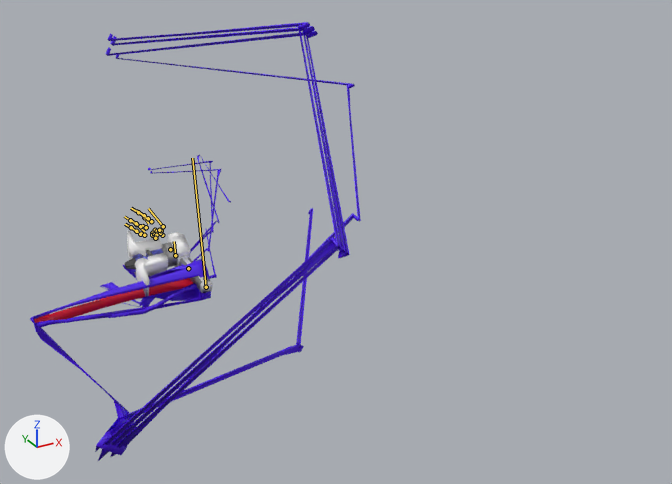
One commit to the FBX model Badass_Upgrade/UNITY/Assets/Models/GrupoA/Player/weapon1.fbx: the scene before it, then after it.
Rendered twice from a 50 mm lens placed at (-0.0587, -0.1883, 0.0844), pointed at (0.0348, -0.0183, -0.0006). Every picture has the same lights, and +X, +Y and +Z are marked at lower left. Both versions are drawn at frame 392 of the action 'ArmatureAction'; the numbers are the values there. The bones that bend it are drawn over the model as lines.

The first picture shows 'Cube_005', 'Gun', 'RArm'.
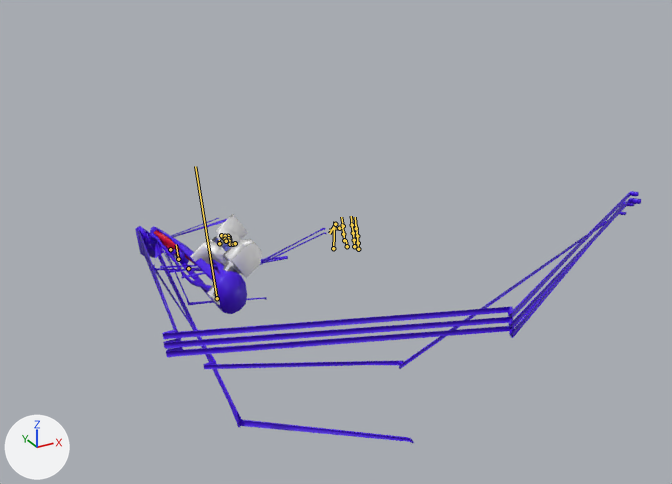
Where the change shows, as pixel boxes [x1, y1, x2, y2] in the pictures (672 x 484 px):
'RArm', posed (53% wider, 42% shorter): before [30, 22, 361, 461]; after [135, 191, 641, 444]
'Gun', posed (18% narrower, 37% taller): before [125, 231, 213, 297]; after [190, 214, 262, 305]
'Cube_005', posed (36% wider, 42% shorter): before [100, 155, 231, 307]; after [149, 217, 327, 305]
bone 'Bone', root to tip: before (206, 287) to (206, 286); after (217, 298) to (216, 298)
bone 'Bone_0', root to tip: before (206, 287) to (192, 158); after (217, 298) to (195, 166)
bone 'Bone_001', root to tip: before (163, 226) to (148, 208); after (333, 248) to (334, 221)
bone 'Bone_1', root to tip: before (175, 255) to (174, 241); after (178, 259) to (176, 244)
bone 'Bone_2', root to tip: before (162, 235) to (160, 233); after (219, 243) to (219, 240)

What the commit changed:
Bone 'Bone' (bone_bone) moves from (0.0, 0.0, 0.991) to (0.0, 0.0, 1.573).
Bone 'Bone' (bone_bone) turns from (64, 84, 68) to (3, 7, 7) degrees about its own x, y and z.
Bone 'Bone_0' (bone_bone_0) moves from (0.0, 0.0, 0.991) to (0.0, 0.0, 1.573).
Bone 'Bone_0' (bone_bone_0) turns from (64, 84, 68) to (3, 7, 7) degrees about its own x, y and z.
Bone 'Bone_001' (bone_bone_001) turns from (-43, 13, -4) to (-9, -2, -4) degrees about its own x, y and z.
Bone 'Bone_1' (bone_bone_1) moves from (0.0, 0.0, 0.991) to (0.0, 0.0, 1.573).
Bone 'Bone_1' (bone_bone_1) turns from (64, 84, 68) to (3, 7, 7) degrees about its own x, y and z.
Bone 'Bone_2' (bone_bone_2) turns from (-43, 13, -4) to (-9, -2, -4) degrees about its own x, y and z.
